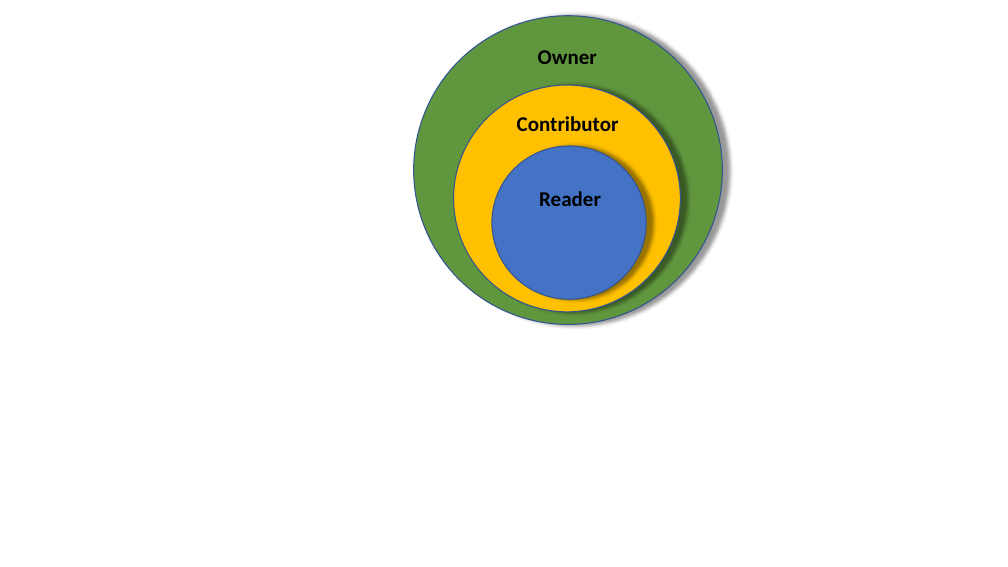
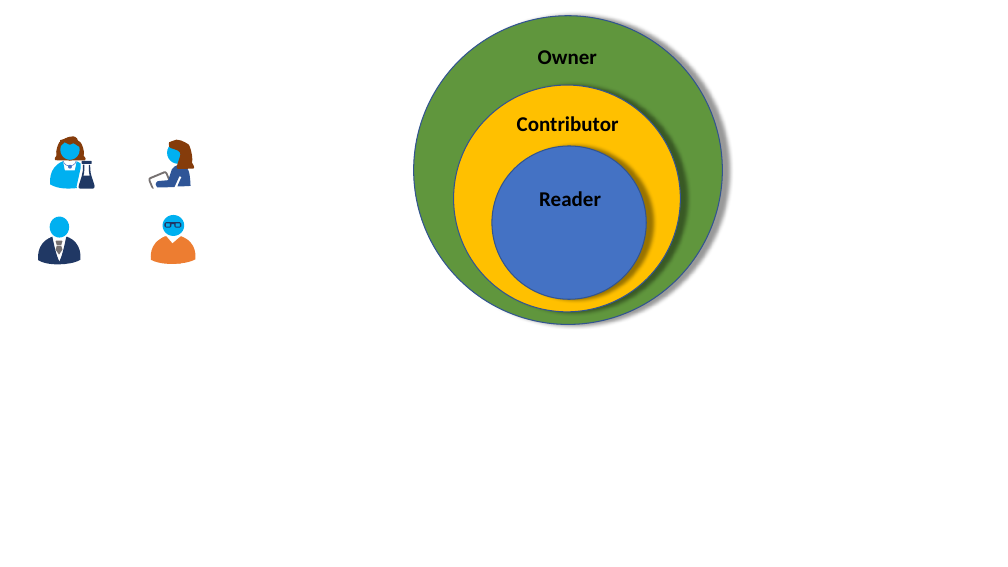
Before and after one commit to MicrosoftDocs/machine-learning-server-docs, a slide deck: slide 14 of image-sources/about-o16n.pptx. Drawn at 1008x567 pixels with LibreOffice and Linux fonts; fonts in the diff are those of the drawing. Boxes give left, top, right and bottom in pixels: in the first picture for what was removed or moved away, otherwise in the second. Text is boxed around its words. In the diff, an @@ line names an element or a change of style, - is before the commit and + after.

```diff
--- a/image-sources/about-o16n.pptx
+++ b/image-sources/about-o16n.pptx
@@ freeform shape added at bbox=[54, 137, 70, 160], fill #853C0B @@
@@ group added at bbox=[50, 140, 95, 189]: 2 freeform shapes, 1 rounded rectangle, 1 ellipse @@
@@ freeform shape added at bbox=[60, 136, 81, 147], fill #853C0B @@
@@ freeform shape added at bbox=[65, 149, 72, 154], fill #203864 @@
@@ freeform shape added at bbox=[69, 137, 86, 160], fill #853C0B @@
@@ ellipse added at bbox=[167, 142, 189, 164], fill #00B0F0 @@
@@ freeform shape added at bbox=[169, 140, 194, 169], fill #853C0B @@
@@ rectangle added at bbox=[57, 170, 76, 186], fill #00B0F0 @@
@@ arc (boxed as its full ellipse) added at bbox=[64, 156, 76, 166], outline #4472C4 0.5 pt @@
@@ arc (boxed as its full ellipse) added at bbox=[64, 156, 75, 166], outline #4472C4 0.5 pt @@
@@ ellipse added at bbox=[68, 165, 72, 169], fill #4472C4 @@
@@ freeform shape added at bbox=[147, 170, 171, 189], fill #767171 @@
@@ freeform shape added at bbox=[156, 165, 191, 188], fill #2F5597 @@
@@ freeform shape added at bbox=[38, 237, 70, 265], fill #203864 @@
@@ freeform shape added at bbox=[48, 237, 81, 264], fill #203864 @@
@@ ellipse added at bbox=[50, 216, 70, 237], fill #00B0F0 @@
@@ freeform shape added at bbox=[56, 240, 63, 254], fill #767171 @@
@@ group added at bbox=[150, 215, 196, 264]: 3 freeform shapes, 3 rectangles, 1 ellipse @@
```
Also in this commit, not shown: 5 other files.
